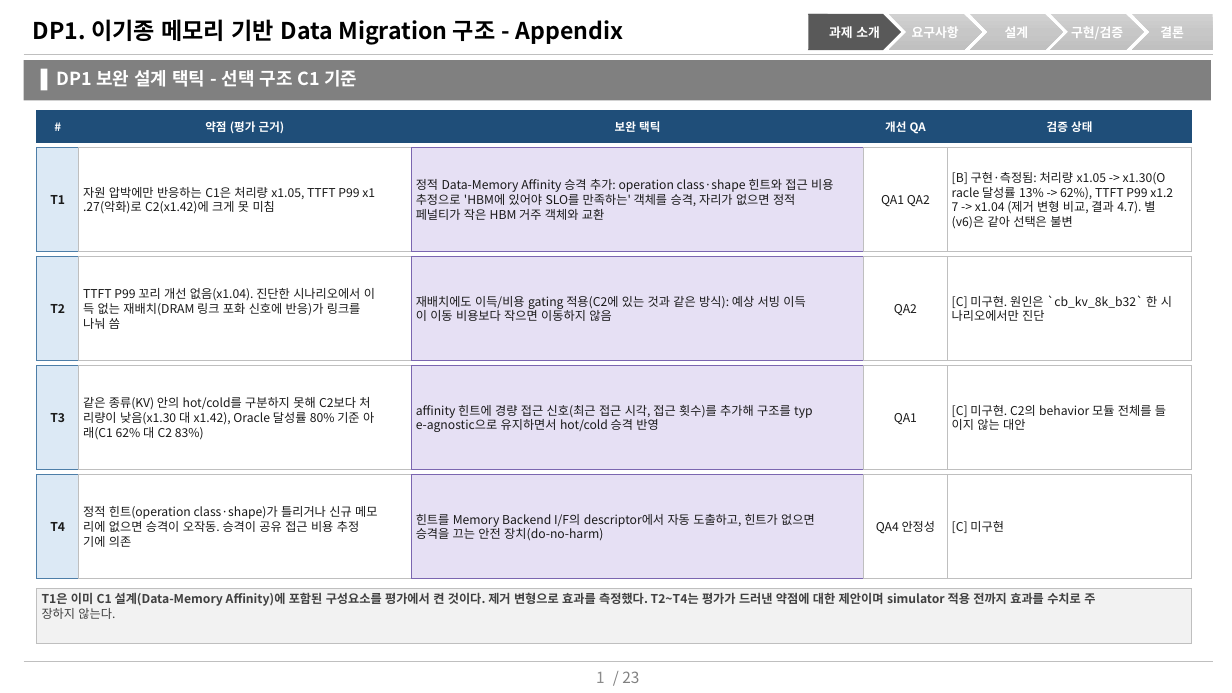
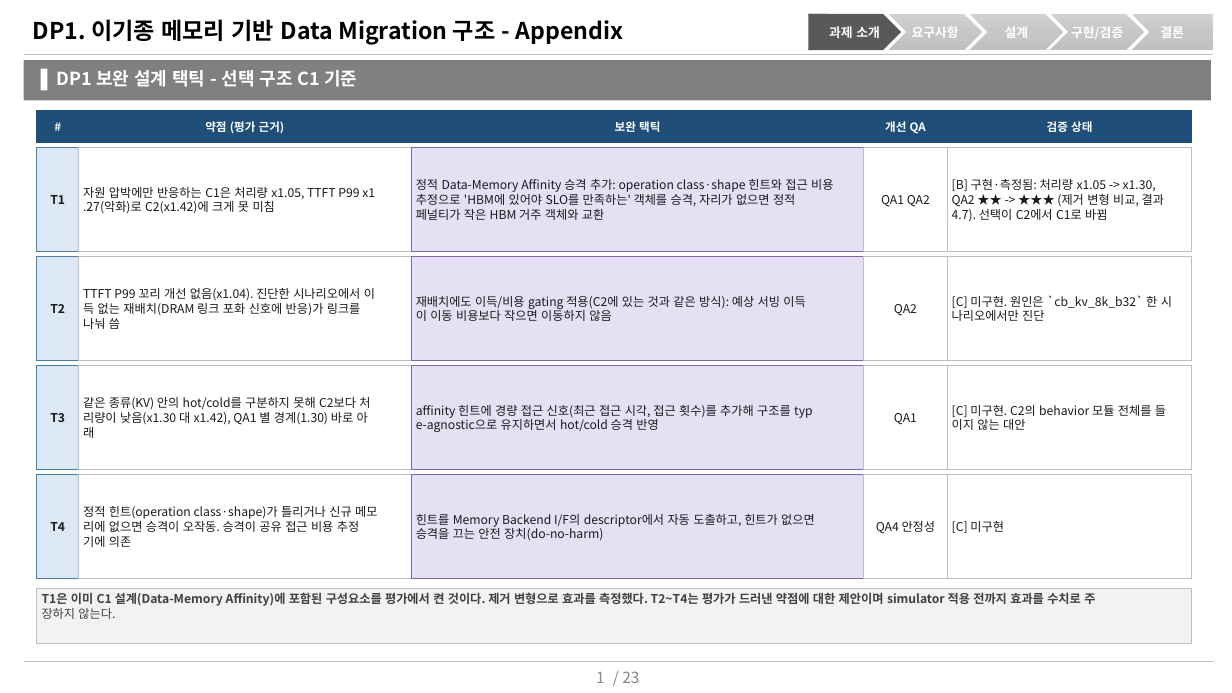
Before and after one commit to mkim0628/vllm, a slide deck: slide 1 of doc-mk/DP1/DP1-complement-design-tactics.pptx. Drawn at 1232x693 pixels with LibreOffice and Linux fonts; fonts in the diff are those of the drawing. Boxes give left, top, right and bottom in pixels: in the first picture for what was removed or moved away, otherwise in the second. Text is boxed around its words. In the diff, an @@ line names an element or a change of style, - is before the commit and + after.

```diff
--- a/doc-mk/DP1/DP1-complement-design-tactics.pptx
+++ b/doc-mk/DP1/DP1-complement-design-tactics.pptx
@@ text in rectangle at <box>952,179,1164,222</box>: text changed @@
-[B] 구현·측정됨: 처리량 x1.05 -> x1.30(O
-racle 달성률 13% -> 62%), TTFT P99 x1.2
-7 -> x1.04 (제거 변형 비교, 결과 4.7). 별
-(v6)은 같아 선택은 불변
+[B] 구현·측정됨: 처리량 x1.05 -> x1.30,
+QA2 ★★ -> ★★★ (제거 변형 비교, 결과
+4.7). 선택이 C2에서 C1로 바뀜
@@ text in rectangle at <box>83,409,368,438</box>: text changed @@
-리량이 낮음(x1.30 대 x1.42), Oracle 달성률 80% 기준 아
-래(C1 62% 대 C2 83%)
+리량이 낮음(x1.30 대 x1.42), QA1 별 경계(1.30) 바로 아
+래
```
Also in this commit, not shown: 7 other files.
